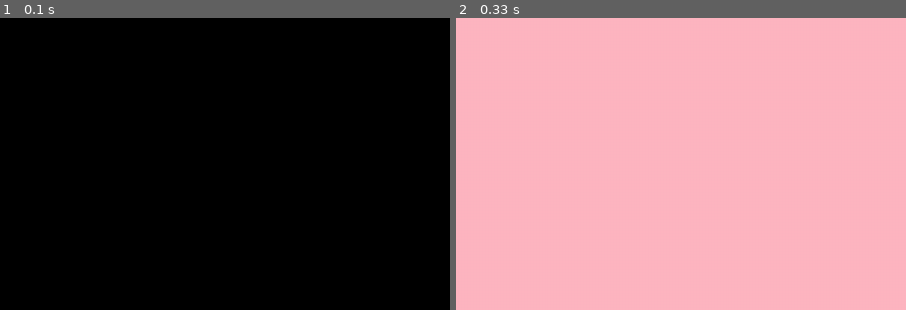
Above: before the commit, frames 1-2 (left to right).
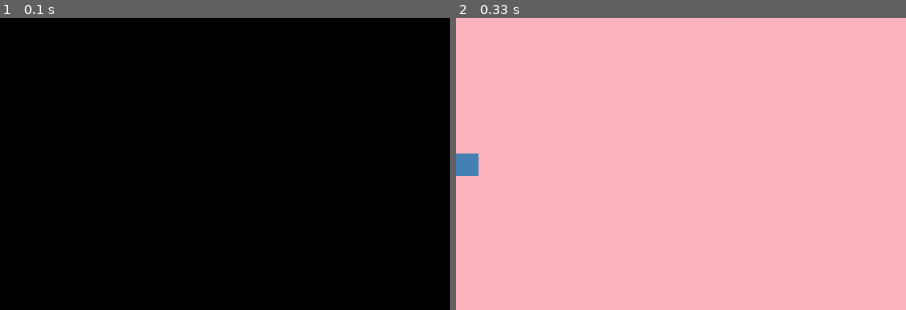
Above: after the commit, the same moments.

Repository: MiShep24/Pygame_snake
Game: pygame game, started from game/snake.py
The game is run twice, just before and just after one commit, with the same random seed, the same clock (stepped at 60 frames per second) and the same inputs.
Inputs:
- Up to frame 1 (0.1 s): no input
- Up to frame 2 (0.33 s): no input
The pictures show only the part of the screen within x 0-50%, y 19-69%; the shares and areas given below are measured in that part.

Frame 1 is identical in both runs. In frame 2, 0.4% of the frame differs, in the area x 0-6%, y 46-55%.

Commit message:
Почти завершенная версия с интенсива, но достаточно сырая... Будут доработки с логикой змейки, добавлен счет, а также более структурированный код с комментариями.

Diff:
--- a/game/snake.py
+++ b/game/snake.py
@@ -1,5 +1,6 @@
 import pygame
 import time
+import random
 
 pygame.init()
 
@@ -13,10 +14,14 @@
 black = (0, 0, 0)
 red = (213, 50, 80)
 white = (255, 255, 255)
+steelblue = (70, 130, 180)
 
 segment_size = 30
-head_x = width // 2
-head_y = height // 2
+head_x = width // 2 // segment_size * segment_size
+head_y = height // 2 // segment_size * segment_size
+
+list_segments_snake = [[head_x, head_y]]
+count_segments_snake = 1
 
 display = pygame.display.set_mode((width, height))
 pygame.display.set_caption('Snake game')
@@ -75,6 +80,9 @@
             self.stop()
             return False
         return True
+
+    def get_position(self):
+        return self.head_x, self.head_y
 
 
 class InfoMessage(object):
@@ -116,7 +124,28 @@
         self.write_text()
 
 
+class Fruit(object):
+
+    def __init__(self, fruit_color, size):
+        self.fruit_color = fruit_color
+        self.pos_x = 0
+        self.pos_y = 0
+        self.size = size
+
+    def generate_random_position(self):
+        self.pos_x = random.randint(0, width - segment_size) // segment_size * segment_size
+        self.pos_y = random.randint(0, height - segment_size) // segment_size * segment_size
+        return self.pos_x, self.pos_y
+
+    def draw_fruit(self, pos_x, pos_y):
+        self.generate_random_position()
+        pygame.draw.rect(display, self.fruit_color, [pos_x, pos_y, self.size, self.size])
+
+
 snake = Snake(yellow, black, segment_size, head_x, head_y)
+
+fruit = Fruit(steelblue, segment_size)
+fruit_x, fruit_y = fruit.generate_random_position()
 
 run = True
 while run:
@@ -139,8 +168,26 @@
     snake.movement()
     snake.drawing()
 
+    fruit.draw_fruit(fruit_x, fruit_y)
+    head_x, head_y = snake.get_position()
+    if head_x == fruit_x and head_y == fruit_y:
+        fruit_x, fruit_y = fruit.generate_random_position()
+        count_segments_snake += 1
+        list_segments_snake.append([head_x, head_y])
+
+    print([head_x, head_y], list_segments_snake, len(list_segments_snake), count_segments_snake)
+
+    if len(list_segments_snake) > 1:
+        for i in reversed(range(1, len(list_segments_snake))):
+            list_segments_snake[i] = list_segments_snake[i-1]
+        print(head_x, head_y)
+        for i in list_segments_snake:
+            pygame.draw.rect(display, black, [i[0], i[1], segment_size - 1, segment_size - 1], 3)
+            pygame.draw.rect(display, yellow, [i[0], i[1], segment_size + 1, segment_size + 1])
+    list_segments_snake[0] = [head_x, head_y]
+
     for event in pygame.event.get():
-        print(event)
+#        print(event)
         if event.type == pygame.QUIT:
             run = False
         elif event.type == pygame.KEYDOWN:
